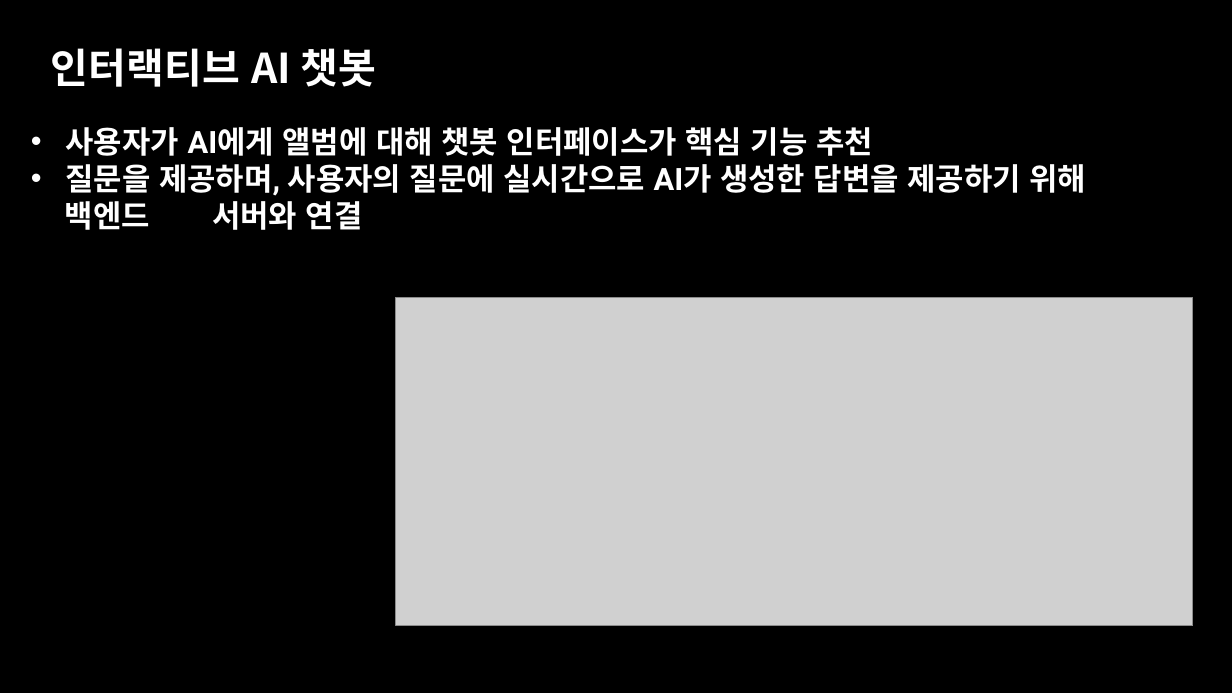
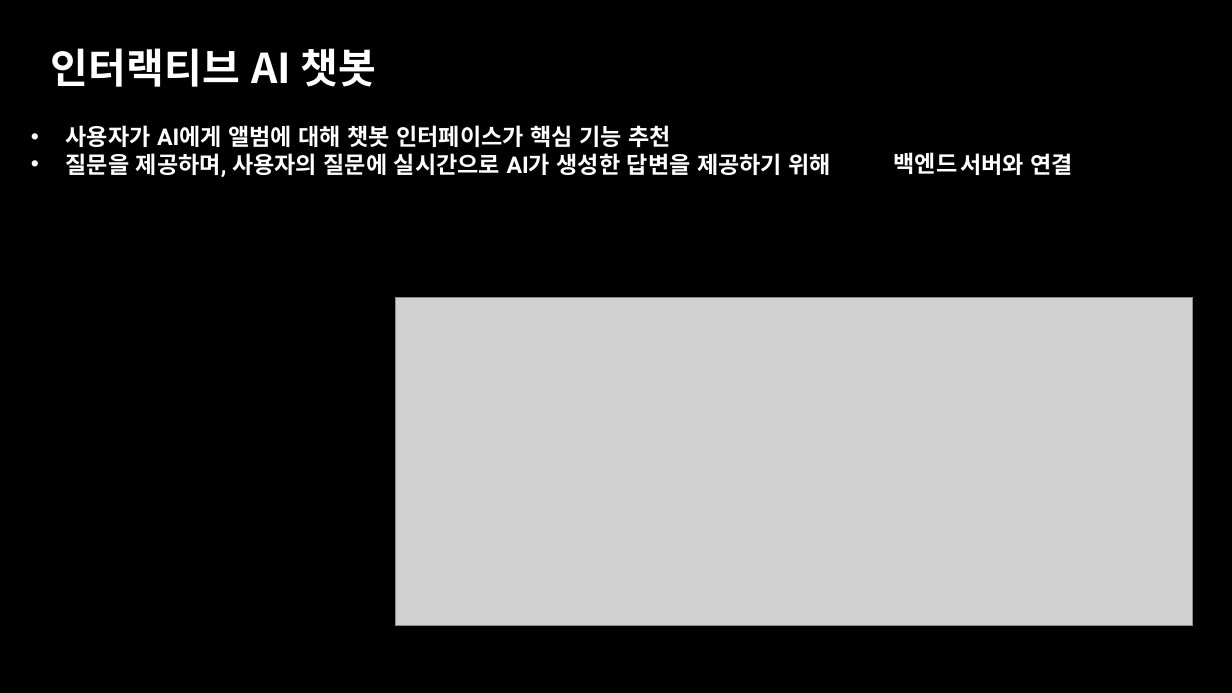
Before and after one commit to MINGYU-1/oboe_album_rag_project, a slide deck: slide 28 of 오보에 최종프로젝트 발표.pptx (slide 26 before the commit). Drawn at 1232x693 pixels with LibreOffice and Linux fonts; fonts in the diff are those of the drawing; grey boxes stand for pictures. Boxes give left, top, right and bottom in pixels: in the first picture for what was removed or moved away, otherwise in the second. Text is boxed around its words. In the diff, an @@ line names an element or a change of style, - is before the commit and + after.

```diff
--- a/오보에 최종프로젝트 발표.pptx
+++ b/오보에 최종프로젝트 발표.pptx
@@ text at bbox=[66, 125, 671, 147]: size 24 to 18 pt in "사용자가 AI에게 앨범에 대해 챗봇 인터페이스가 핵심 ..." @@
@@ text "백엔드": place and size @@
-text "백엔드" at bbox=[65, 201, 150, 230]
+text "백엔드" at bbox=[894, 152, 958, 174]
@@ text "백엔드" at bbox=[894, 152, 958, 174]: size 24 to 18 pt @@
@@ text at bbox=[66, 153, 1074, 177]: text changed; size 24 to 18 pt @@
-• 질문을 제공하며, 사용자의 질문에 실시간으로 AI가 생성한 답변을 제공하기 위해
-서버와 연결
+• 질문을 제공하며, 사용자의 질문에 실시간으로 AI가 생성한 답변을 제공하기 위해 서버와 연결
```
Also in this commit, not shown: 12 other slides changed, 40 slides added, 2 slides removed, 9 other files.
